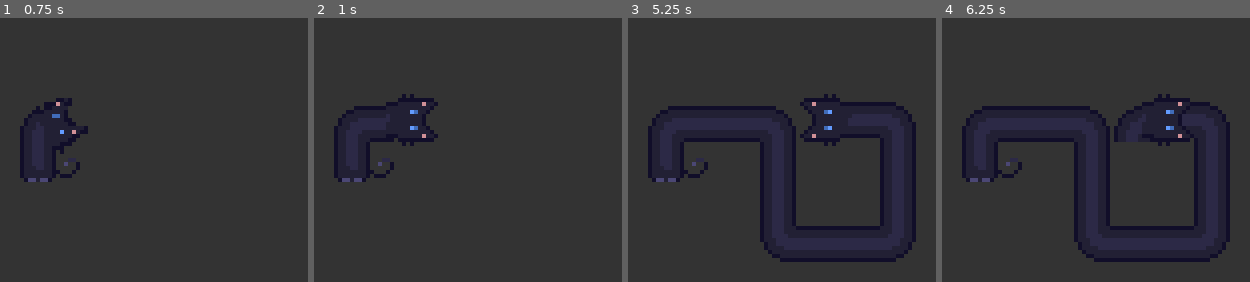
Above: before the commit, frames 1-4 (left to right).
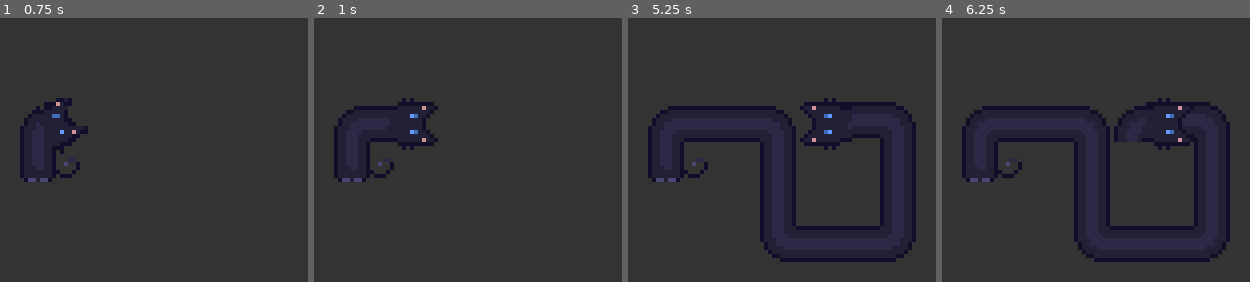
Above: after the commit, the same moments.

Repository: RecorderYvaine/loooong_cat
Game: Godot game, scene res://src/Main.tscn
The game is run twice, just before and just after one commit, with the same random seed, the same clock (stepped at 60 frames per second) and the same inputs.
Inputs:
- Up to frame 1 (0.75 s): tap Enter at 0.5 s; hold Right (ui_right) from 0.53 s (still down)
- Up to frame 2 (1 s): keep holding Right (ui_right)
- Up to frame 3 (5.25 s): release Right (ui_right) at 1.28 s; hold Down (ui_down) 1.28-2.03 s; hold Right (ui_right) 2.03-2.78 s; tap Space at 2.75 s; hold Up (ui_up) 2.78-3.53 s; hold Left (ui_left) 3.53-5.03 s; tap Enter at 5 s; hold Down (ui_down) from 5.03 s (still down)
- Up to frame 4 (6.25 s): tap Space at 5.75 s; release Down (ui_down) at 5.78 s; hold Right (ui_right) from 5.78 s (still down)

Frame 1 is identical in both runs. In frame 2, 0.8% of the frame differs, in the area x 23-41%, y 28-50%; in frame 3, 0.8%; in frame 4, 0.6%.

Commit message:
Align horizontal cat head with body grid

Diff:
--- a/src/cat/LongCat.gd
+++ b/src/cat/LongCat.gd
@@ -247,10 +247,12 @@
 		aligned.x = floor(aligned.x) + 0.5
 	return aligned
 
-func pixel_align_head_group(pos: Vector2, rotation: float) -> Vector2:
-	var sprite_origin = head_sprite.position.rotated(rotation)
-	var world_origin = pos + sprite_origin
-	return Vector2(round(world_origin.x), round(world_origin.y)) - sprite_origin
+func pixel_align_face_pos(pos: Vector2, dir: Vector2) -> Vector2:
+	if abs(dir.x) > 0.0:
+		return Vector2(round(pos.x), floor(pos.y) + 0.5)
+	if abs(dir.y) > 0.0:
+		return Vector2(floor(pos.x) + 0.5, round(pos.y))
+	return pos
 
 func get_turn_clearance(progress: float) -> float:
 	return round(TURN_CLEARANCE * clamp(progress, 0.0, 1.0))
@@ -294,9 +296,10 @@
 	else:
 		head_group.rotation = target_rotation
 
-	head_group.position = path[-1] - FACE_LOCAL.rotated(head_group.rotation)
+	var face_pos = path[-1]
 	if not in_turn:
-		head_group.position = pixel_align_head_group(head_group.position, head_group.rotation)
+		face_pos = pixel_align_face_pos(path[-1], current_dir)
+	head_group.position = face_pos - FACE_LOCAL.rotated(head_group.rotation)
 
 	# 绘制直身子
 	var seg_count = path.size() - 1
--- a/tests/run_tests.gd
+++ b/tests/run_tests.gd
@@ -59,6 +59,8 @@
 		quit(1)
 		return false
 	if not assert_head_texture_pixel_aligned(cat, "Head texture origin is pixel-aligned after right turn"):
+		return false
+	if not assert_head_face_on_body_grid(cat, "Head face is aligned to horizontal body after right turn"):
 		return false
 	if cat.turns_data.size() != 1:
 		printerr("FAILED: expected one turn after moving right. turns=", cat.turns_data.size())
@@ -91,11 +93,15 @@
 	drive_cat(cat, Vector2.DOWN, 40)
 	if not assert_head_texture_pixel_aligned(cat, "Head texture origin is pixel-aligned after down turn"):
 		return false
+	if not assert_head_face_on_body_grid(cat, "Head face is aligned to vertical body after down turn"):
+		return false
 	drive_cat(cat, Vector2.LEFT, 40)
 
 	if not assert_angle_close(cat.head_group.rotation, -PI / 2.0, "Head faces exactly left after a completed left turn"):
 		return false
 	if not assert_head_texture_pixel_aligned(cat, "Head texture origin is pixel-aligned after left turn"):
+		return false
+	if not assert_head_face_on_body_grid(cat, "Head face is aligned to horizontal body after left turn"):
 		return false
 	if cat.turns_data.size() < 3:
 		printerr("FAILED: expected turn data for right/down/left path. turns=", cat.turns_data.size())
@@ -394,3 +400,19 @@
 		quit(1)
 		return false
 	return true
+
+func assert_head_face_on_body_grid(cat: LongCat, message: String) -> bool:
+	var face = cat.head_group.position + cat.FACE_LOCAL.rotated(cat.head_group.rotation)
+	if abs(cat.current_dir.x) > 0.0:
+		var frac_y = face.y - floor(face.y)
+		if abs(face.x - round(face.x)) > 0.001 or abs(frac_y - 0.5) > 0.001:
+			printerr("FAILED: ", message, ". face=", face, " dir=", cat.current_dir)
+			quit(1)
+			return false
+	elif abs(cat.current_dir.y) > 0.0:
+		var frac_x = face.x - floor(face.x)
+		if abs(frac_x - 0.5) > 0.001 or abs(face.y - round(face.y)) > 0.001:
+			printerr("FAILED: ", message, ". face=", face, " dir=", cat.current_dir)
+			quit(1)
+			return false
+	return true
